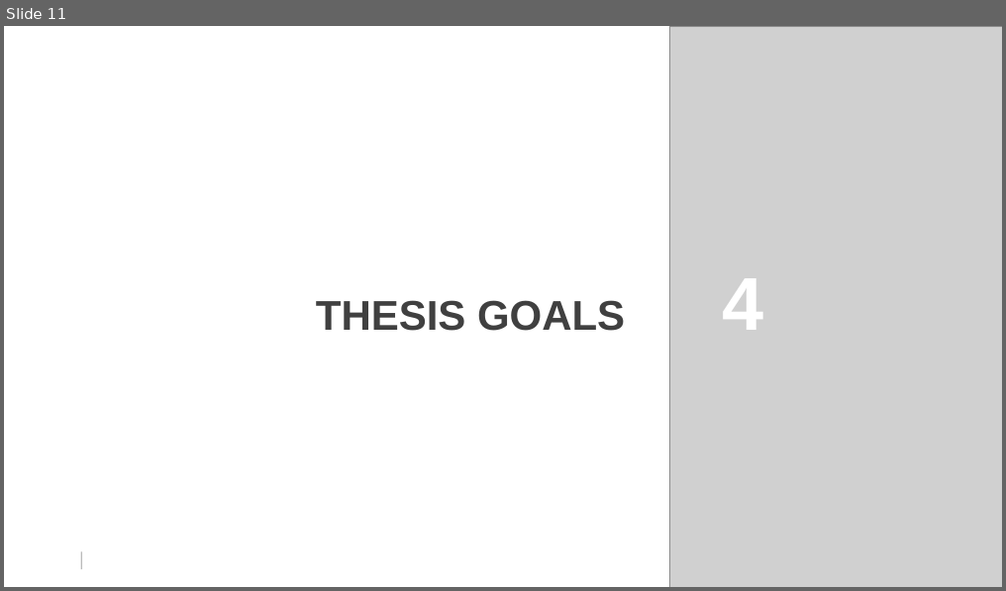
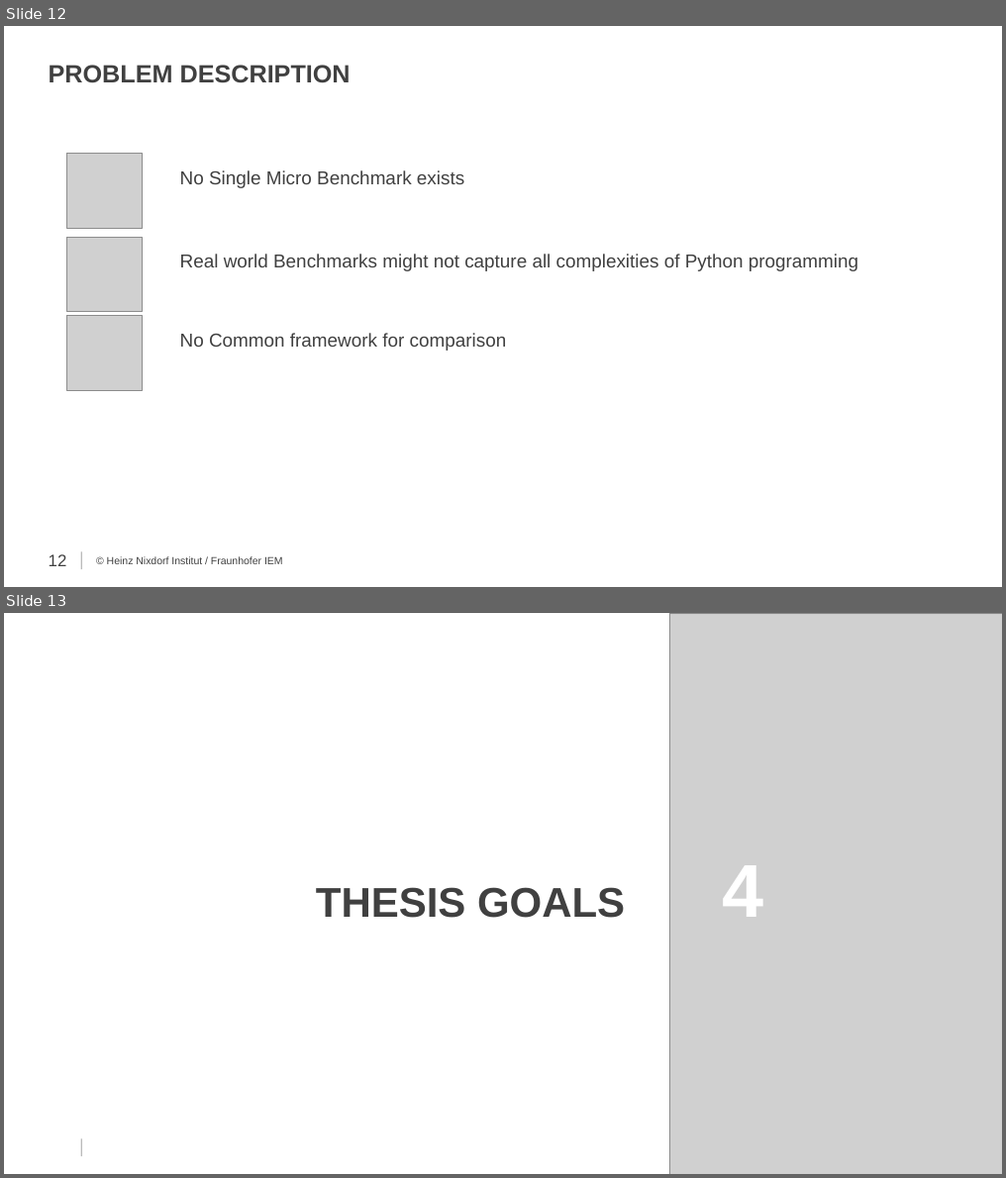
Before and after one commit to secure-software-engineering/TypeEvalPy, a slide deck: proposal/proposal_Samkutty.pptx. Shown one above the other, each under a label of ours: slide 11 before the commit, slides 12 and 13 after it. The pictures are 1006x591 and 1006x1178 pixels, drawn with LibreOffice and Linux fonts; fonts in the diff are those of the drawing; grey boxes stand for pictures; background and template pictures are left out. Boxes give left, top, right and bottom in pixels: in the first picture for what was removed or moved away, otherwise in the second. Text is boxed around its words. In the diff, an @@ line names an element or a change of style, - is before the commit and + after.

```diff
--- a/proposal/proposal_Samkutty.pptx
+++ b/proposal/proposal_Samkutty.pptx
@@ slide 12 added at bbox=[4, 26, 1002, 587], background #FFFFFF; not listed: 1 template element that a slide beside it also shows @@
@@ text added at bbox=[49, 65, 350, 83], 24 pt, text #404040, bold @@
+PROBLEM DESCRIPTION
@@ picture added at bbox=[67, 154, 142, 228] @@
@@ text added at bbox=[180, 171, 464, 188], 18 pt, text #404040 @@
+No Single Micro Benchmark exists
@@ picture added at bbox=[67, 237, 142, 312] @@
@@ text added at bbox=[180, 254, 858, 272], 18 pt, text #404040 @@
+Real world Benchmarks might not capture all complexities of Python programming
@@ picture added at bbox=[67, 316, 142, 390] @@
@@ text added at bbox=[180, 333, 507, 351], 18 pt, text #404040 @@
+No Common framework for comparison
@@ page number added at bbox=[49, 555, 67, 567], 16 pt, text #404040 @@
+12
@@ text added at bbox=[107, 557, 283, 565], 10 pt, text #404040 @@
+© Heinz Nixdorf Institut / Fraunhofer IEM
@@ what was slide 11 is now slide 13 @@
```
Also in this commit, not shown: 11 slides changed, 2 other slides added.
